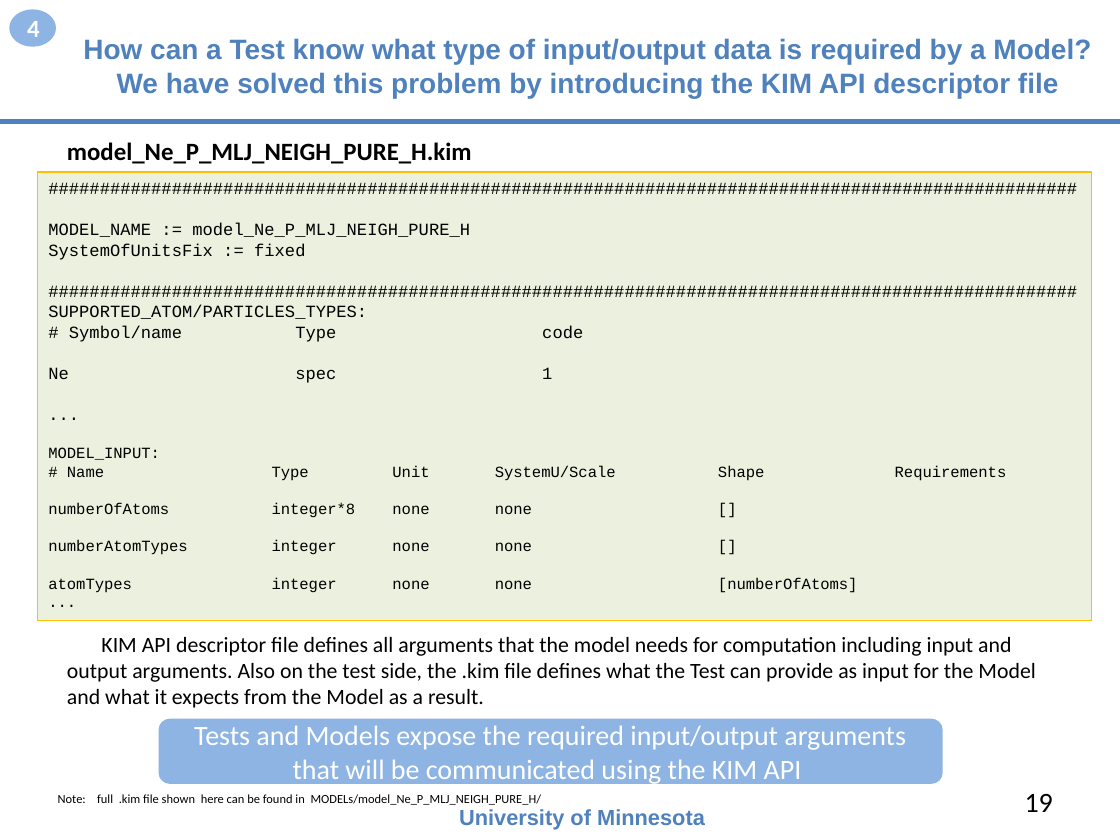
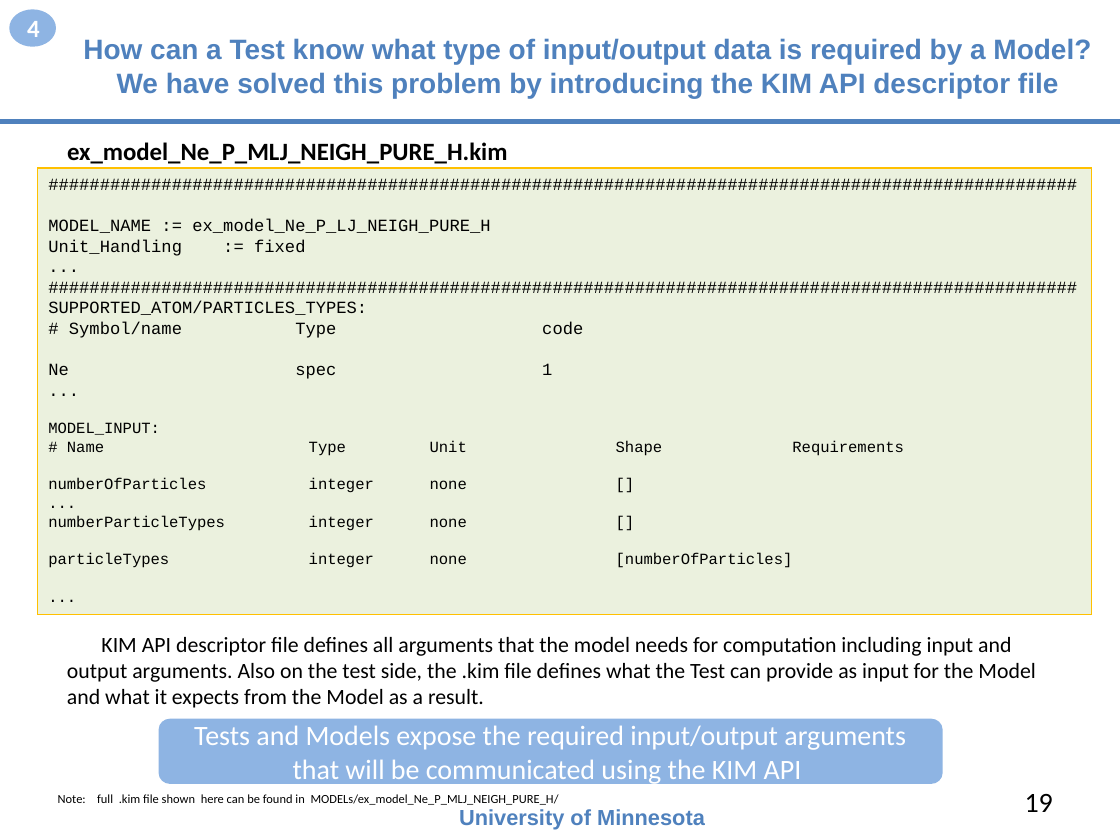
Before and after one commit to openkim/kim-api, a slide deck: slide 19 of DOCs/openkim-api-introduction.pptx. Drawn at 1120x840 pixels with LibreOffice and Linux fonts; fonts in the diff are those of the drawing. Boxes give left, top, right and bottom in pixels: in the first picture for what was removed or moved away, otherwise in the second. Text is boxed around its words. In the diff, an @@ line names an element or a change of style, - is before the commit and + after.

```diff
--- a/DOCs/openkim-api-introduction.pptx
+++ b/DOCs/openkim-api-introduction.pptx
@@ text at [67,142,507,164]: text changed @@
-model_Ne_P_MLJ_NEIGH_PURE_H.kim
+ex_model_Ne_P_MLJ_NEIGH_PURE_H.kim
@@ rectangle "############################################################ ...": place and size @@
-rectangle "############################################################ ..." at [37,172,1092,622]
+rectangle "############################################################ ..." at [37,168,1092,615]
@@ text in rectangle at [48,218,490,256]: text changed @@
-MODEL_NAME := model_Ne_P_MLJ_NEIGH_PURE_H
-SystemOfUnitsFix := fixed
+MODEL_NAME := ex_model_Ne_P_LJ_NEIGH_PURE_H
+Unit_Handling := fixed
+...
@@ text in rectangle at [48,441,904,493]: text changed @@
-# Name Type Unit SystemU/Scale Shape Requirements
-numberOfAtoms integer*8 none none []
-numberAtomTypes integer none none []
-atomTypes integer none none [numberOfAtoms]
+# Name Type Unit Shape Requirements
+numberOfParticles integer none []
@@ text in rectangle at [48,515,793,568]: paragraphs added @@
+numberParticleTypes integer none []
+particleTypes integer none [numberOfParticles]
+...
@@ text at [58,794,559,805]: text changed @@
-Note: full .kim file shown here can be found in MODELs/model_Ne_P_MLJ_NEIGH_PURE_H/
+Note: full .kim file shown here can be found in MODELs/ex_model_Ne_P_MLJ_NEIGH_PURE_H/
```
Also in this commit, not shown: 20 other slides changed, 2 slides added, 2 slides removed, 1 other file.
